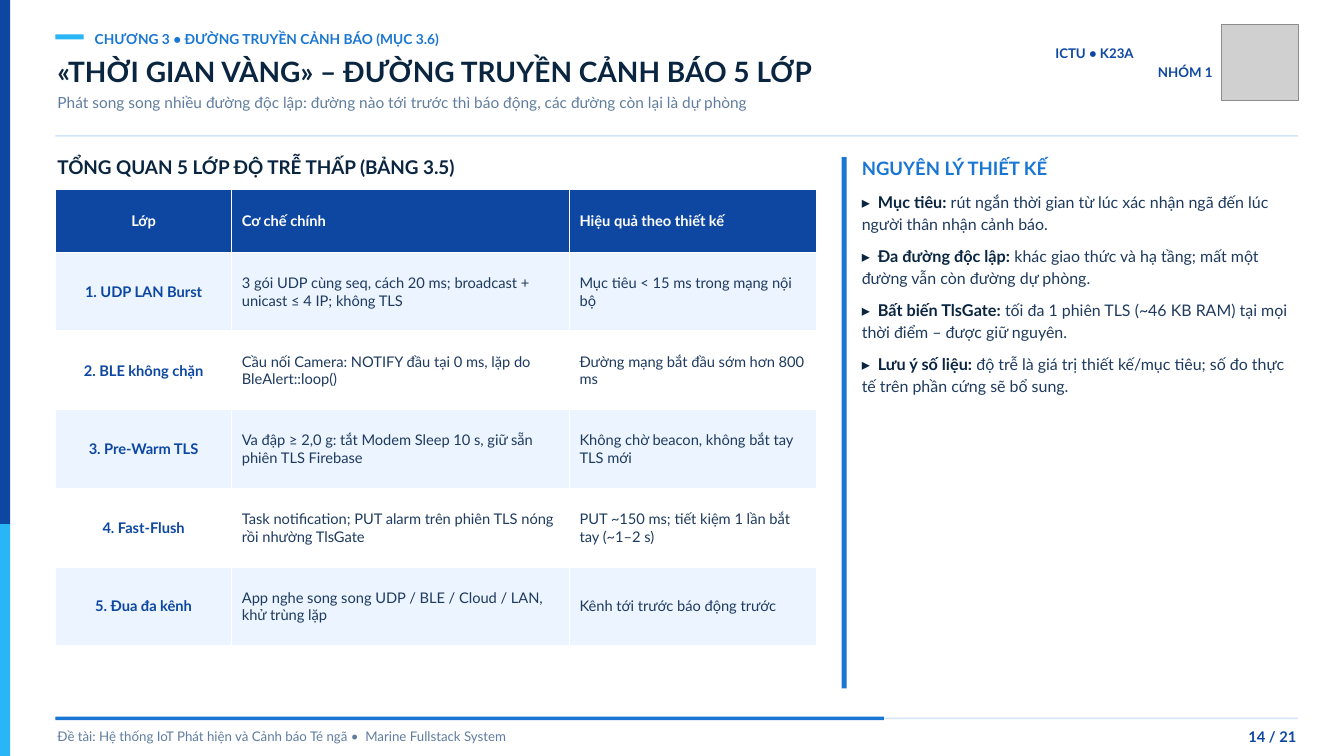
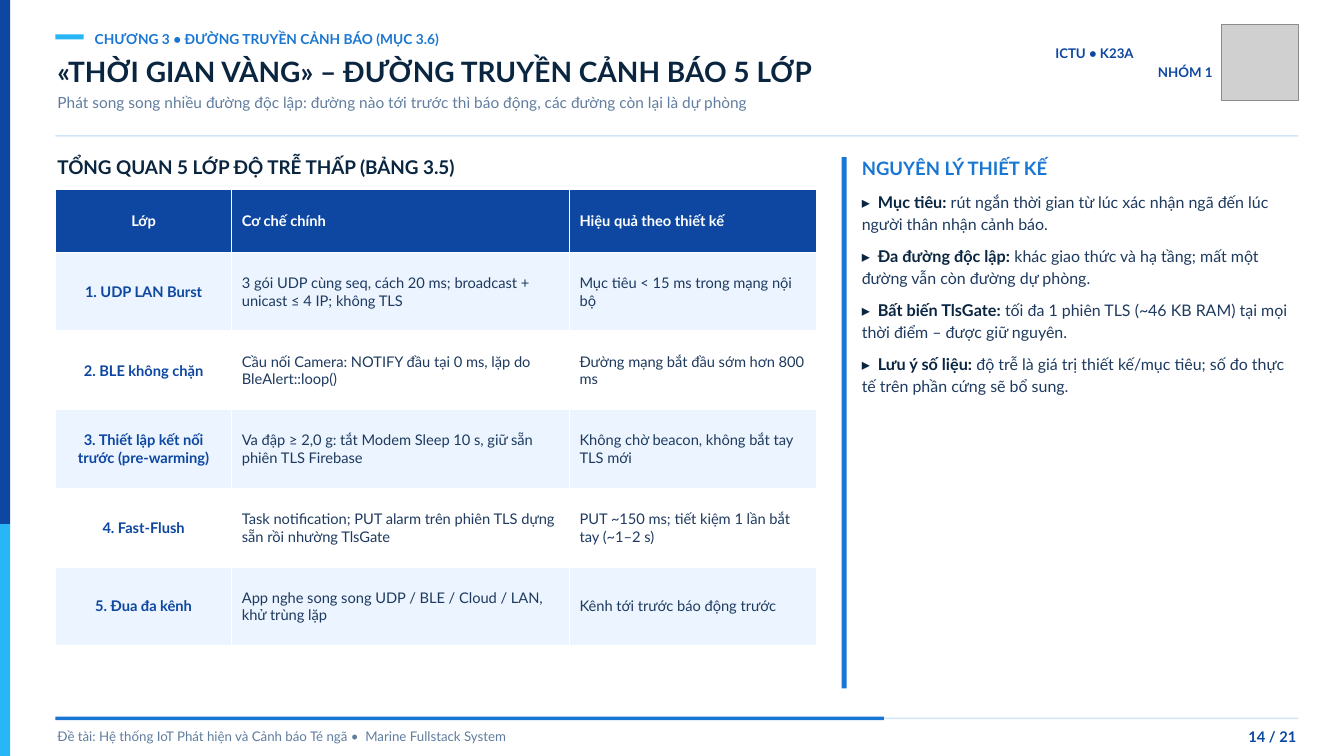
Before and after one commit to twhunq/Fall-Detect, a slide deck: slide 14 of docs/reports/Slide_Thuyet_Trinh_Nhom_1.pptx. Drawn at 1344x756 pixels with LibreOffice and Linux fonts; fonts in the diff are those of the drawing; grey boxes stand for pictures. Boxes give left, top, right and bottom in pixels: in the first picture for what was removed or moved away, otherwise in the second. Text is boxed around its words. In the diff, an @@ line names an element or a change of style, - is before the commit and + after.

```diff
--- a/docs/reports/Slide_Thuyet_Trinh_Nhom_1.pptx
+++ b/docs/reports/Slide_Thuyet_Trinh_Nhom_1.pptx
@@ table at <box>55,190,817,646</box> @@
-row 4, column 1: 3. Pre-Warm TLS
+row 4, column 1: 3. Thiết lập kết nối trước (pre-warming)
-row 5, column 2: Task notification; PUT alarm trên phiên TLS nóng rồi nhường TlsGate
+row 5, column 2: Task notification; PUT alarm trên phiên TLS dựng sẵn rồi nhường TlsGate
```
Also in this commit, not shown: 7 other slides changed, 5 other files.
